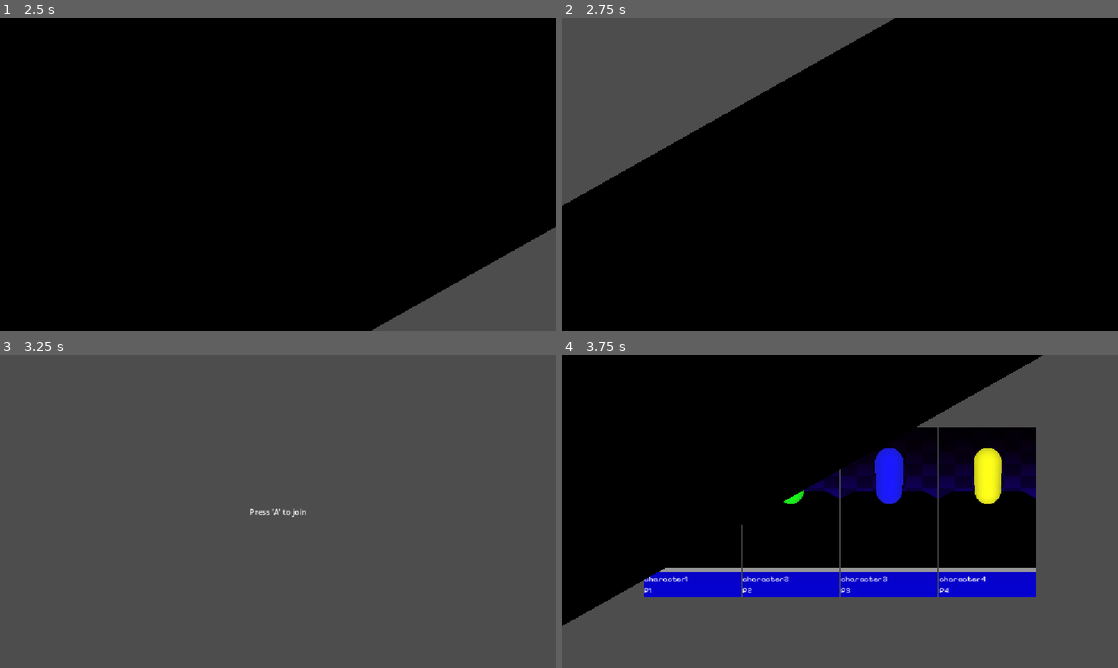
Above: before the commit, frames 1-4 (two rows, left to right).
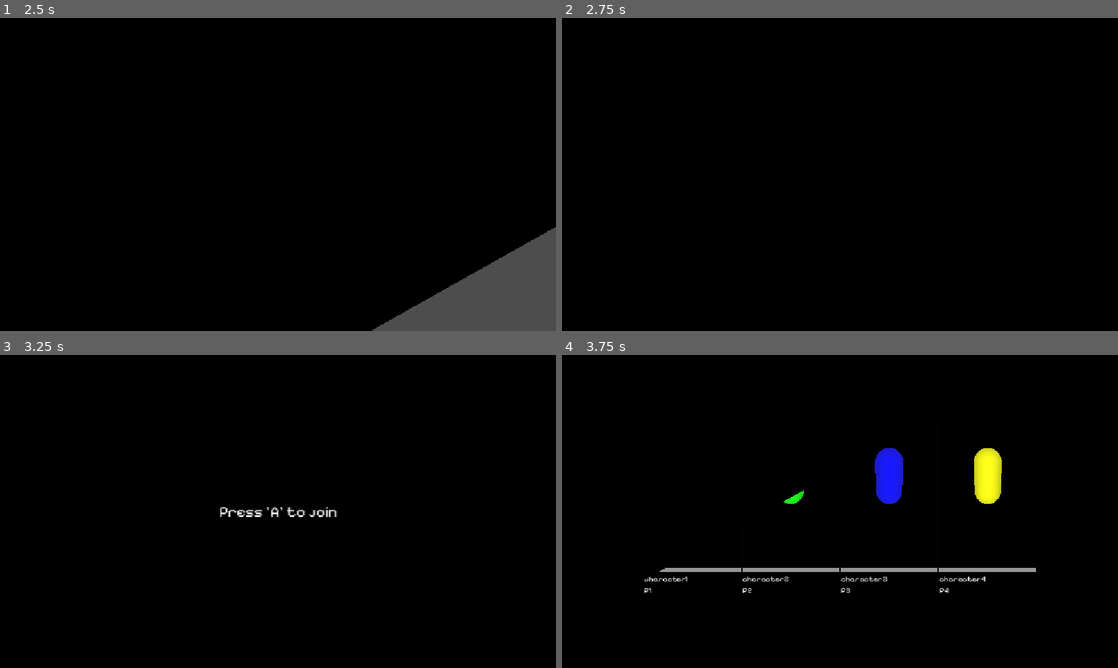
Above: after the commit, the same moments.

Repository: JZxAkuma/Game-Prototype-3
Game: Godot game, scene res://DO NOT TOUCH/Scene/main.tscn
Same seed, same stepped clock (60 frames per second), same inputs: the game is played once before the commit and once after it.
Inputs:
- Up to frame 1 (2.5 s): tap Enter at 0.5 s; hold D (right) 0.53-1.28 s; hold J (a) 0.53-1.28 s; tap K (b) at 0.8, 1.35 s; hold S (down) 1.28-2 s; tap U (x) at 1.55 s; click "Start" at 2 s
- Up to frame 2 (2.75 s): no input
- Up to frame 3 (3.25 s): tap A (left) at 2.75 s; hold D (right) from 2.78 s (still down); tap U (x) at 2.85 s; tap I (y) at 3.05 s
- Up to frame 4 (3.75 s): tap A (left) at 3.5 s; release D (right) at 3.53 s; hold W (up) from 3.53 s (still down); tap I (y) at 3.6 s

Frame 1 is identical in both runs. In frame 2, 18% of the frame differs, in the area x 0-60%, y 0-60%; in frame 3, 100%, in the area x 0-100%, y 0-100%; in frame 4, 45%.

Commit message:
Cool screen bro
The intro screen is now gradient color changing (Can't ask me why because that is not intended behavior)

Diff:
--- a/DO NOT TOUCH/Scene/lobby.tscn
+++ b/DO NOT TOUCH/Scene/lobby.tscn
@@ -7,6 +7,14 @@
 [ext_resource type="Resource" uid="uid://embd41dfxtg2" path="res://DO NOT TOUCH/Resources/character2.tres" id="5_073hx"]
 [ext_resource type="Resource" uid="uid://vuxxvlh7frr2" path="res://DO NOT TOUCH/Resources/character3.tres" id="6_pw40n"]
 [ext_resource type="Resource" uid="uid://blbq6tper0v40" path="res://DO NOT TOUCH/Resources/character4.tres" id="7_nvl8b"]
+[ext_resource type="FontFile" uid="uid://dw82nojk1o74s" path="res://DO NOT TOUCH/2D/UI Assets/PixelifySans-VariableFont_wght.ttf" id="8_o3tnd"]
+[ext_resource type="Shader" uid="uid://dberejqb5uhhs" path="res://DO NOT TOUCH/shader/2dCanvasItemScroller.gdshader" id="8_pw40n"]
+[ext_resource type="Texture2D" uid="uid://5biy7d7yi7c1" path="res://DO NOT TOUCH/2D/UI Assets/BackdropPurple.png" id="9_nvl8b"]
+
+[sub_resource type="ShaderMaterial" id="ShaderMaterial_vd01d"]
+shader = ExtResource("8_pw40n")
+shader_parameter/scroll_speed = Vector2(0, 0.5)
+shader_parameter/scroll_texture = ExtResource("9_nvl8b")
 
 [node name="Lobby" type="Node3D" unique_id=1832407849]
 script = ExtResource("1_mnsp2")
@@ -23,6 +31,16 @@
 grow_horizontal = 2
 grow_vertical = 2
 mouse_filter = 1
+
+[node name="TextureRect" type="TextureRect" parent="CanvasLayer/Control" unique_id=536095642]
+material = SubResource("ShaderMaterial_vd01d")
+layout_mode = 1
+anchors_preset = 15
+anchor_right = 1.0
+anchor_bottom = 1.0
+grow_horizontal = 2
+grow_vertical = 2
+texture = ExtResource("9_nvl8b")
 
 [node name="cards_box" type="HBoxContainer" parent="CanvasLayer/Control" unique_id=229813048]
 layout_mode = 1
@@ -51,4 +69,6 @@
 offset_bottom = 11.5
 grow_horizontal = 2
 grow_vertical = 2
+theme_override_fonts/font = ExtResource("8_o3tnd")
+theme_override_font_sizes/font_size = 32
 text = "Press 'A' to join"
--- a/DO NOT TOUCH/Scene/player_card.tscn
+++ b/DO NOT TOUCH/Scene/player_card.tscn
@@ -37,7 +37,7 @@
 modulate = Color(0.3202367, 7.087253e-06, 0.23835516, 0.40784314)
 layout_mode = 2
 texture = ExtResource("2_yg51k")
-expand_mode = 1
+expand_mode = 4
 
 [node name="SubViewportContainer" type="SubViewportContainer" parent="VBoxContainer/PanelContainer" unique_id=1323938491]
 layout_mode = 2
Binary file changed: DO NOT TOUCH/2D/UI Assets/BackdropPurple.png
